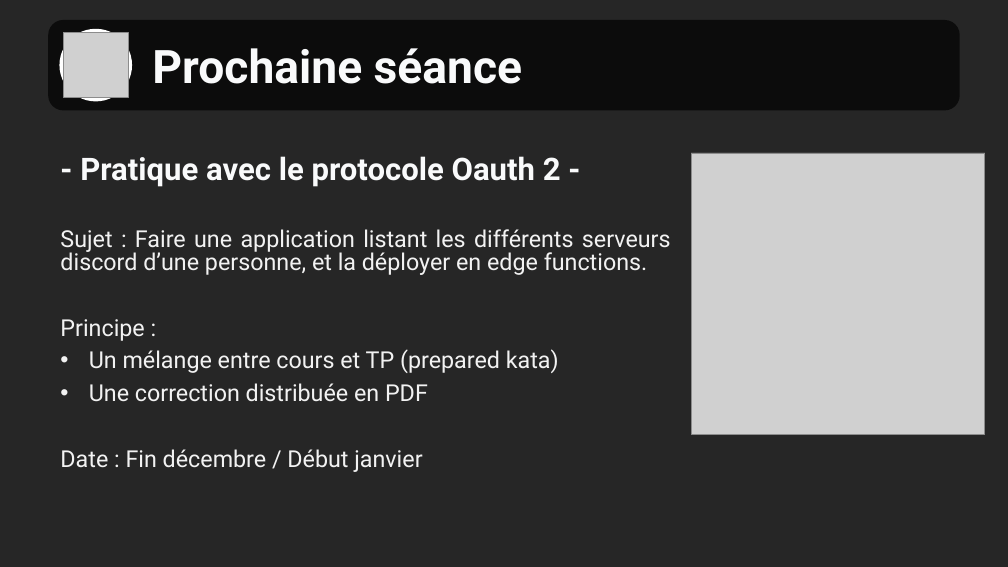
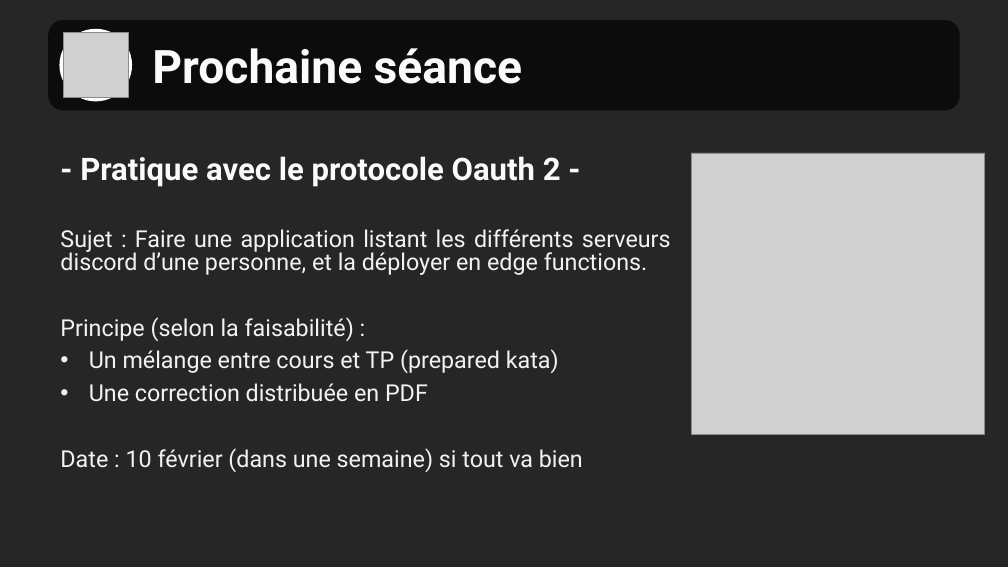
Before and after one commit to OnePantheon/Ateliers-deno, a slide deck: slide 17 of 01 - Introduction/documents/Introduction à Deno.pptx. Drawn at 1008x567 pixels with LibreOffice and Linux fonts; fonts in the diff are those of the drawing; grey boxes stand for pictures; background and template pictures are left out. Boxes give left, top, right and bottom in pixels: in the first picture for what was removed or moved away, otherwise in the second. Text is boxed around its words. In the diff, an @@ line names an element or a change of style, - is before the commit and + after.

```diff
--- a/01 - Introduction/documents/Introduction à Deno.pptx
+++ b/01 - Introduction/documents/Introduction à Deno.pptx
@@ text at (x1=60, y1=317, x2=354, y2=341): text changed @@
-Principe :
+Principe (selon la faisabilité) :
@@ text at (x1=60, y1=448, x2=583, y2=472): text changed @@
-Date : Fin décembre / Début janvier
+Date : 10 février (dans une semaine) si tout va bien
```
Also in this commit, not shown: 3 other slides changed, 11 other files.
